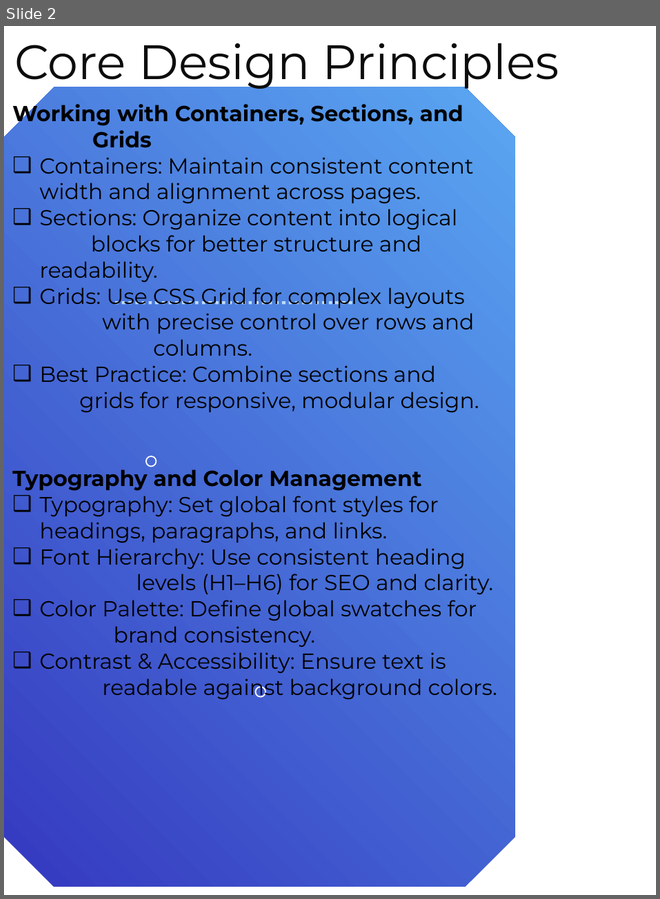
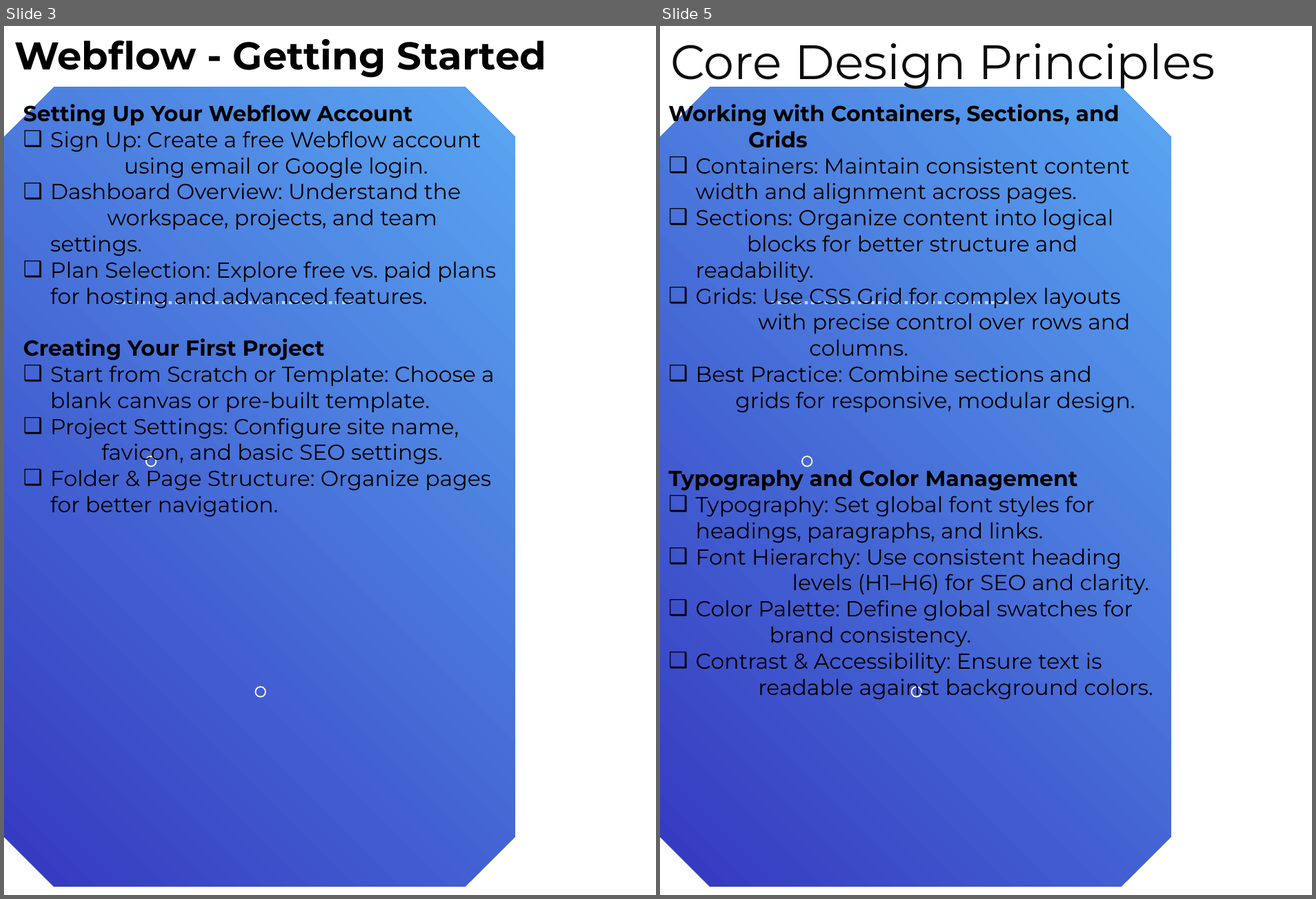
Before and after one commit to ShahzadSarwar10/LOW-CODE-NO-CODE-B-1, a slide deck: Webflow/Week0/WebFlow-WebSite-CMS-App-Platform-Rev1.pptx. Shown side by side, each under a label of ours: slide 2 before the commit, slides 3 and 5 after it; the slides between them are not shown. The pictures are 660x899 and 1316x899 pixels, drawn with LibreOffice and Linux fonts; fonts in the diff are those of the drawing; background and template pictures are left out. Boxes give left, top, right and bottom in pixels: in the first picture for what was removed or moved away, otherwise in the second. Text is boxed around its words. In the diff, an @@ line names an element or a change of style, - is before the commit and + after.

Commit message:
Webflow - fix - updates

```diff
--- a/Webflow/Week0/WebFlow-WebSite-CMS-App-Platform-Rev1.pptx
+++ b/Webflow/Week0/WebFlow-WebSite-CMS-App-Platform-Rev1.pptx
@@ slide 3 added at (4, 26, 656, 895), background picture (left out) @@
@@ rectangle added at (4, 26, 656, 895), fill gradient #FFFFFF @@
@@ text added at (14, 39, 546, 78), 32 pt, text #000000, bold @@
+Webflow - Getting Started
@@ octagon added at (4, 87, 515, 886), fill gradient #5AA7F2 to #3538BF @@
@@ text added at (23, 100, 496, 491), 18 pt, text #000000 @@
+Setting Up Your Webflow Account
+❑ Sign Up: Create a free Webflow account using email or Google login.
+❑ Dashboard Overview: Understand the workspace, projects, and team settings.
+❑ Plan Selection: Explore free vs. paid plans for hosting and advanced features.
+Creating Your First Project
+❑ Start from Scratch or Template: Choose a blank canvas or pre-built template.
+❑ Project Settings: Configure site name, favicon, and basic SEO settings.
+❑ Folder & Page Structure: Organize pages for better navigation.
@@ group added at (115, 301, 352, 304): 36 rectangles @@
@@ ellipse added at (145, 457, 156, 467), outline #FFFFFF 1 pt @@
@@ ellipse added at (255, 687, 266, 697), outline #FFFFFF 1 pt @@
@@ what was slide 2 is now slide 5 @@
```
Also in this commit, not shown: 2 slides changed, 4 other slides added, 3 other files.
